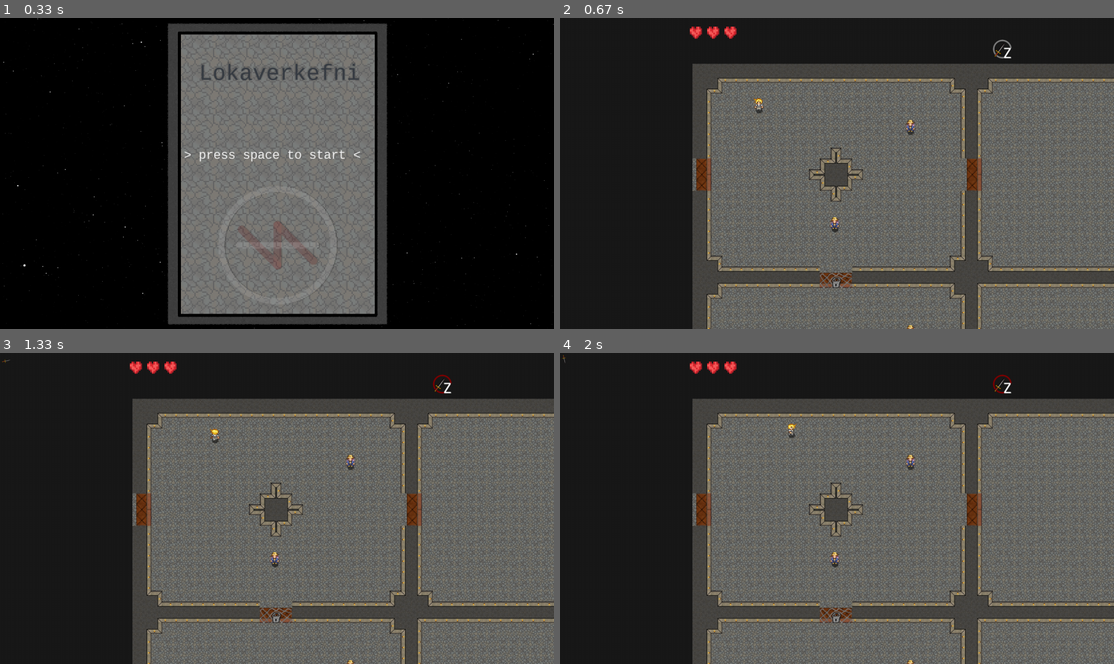
Above: before the commit, frames 1-4 (two rows, left to right).
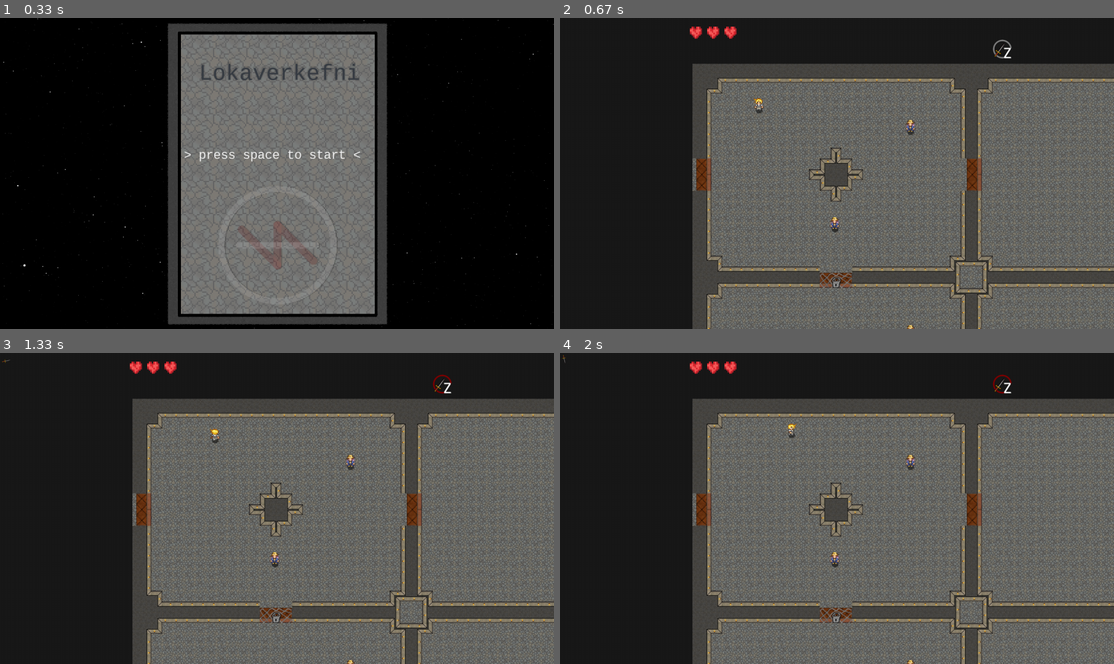
Above: after the commit, the same moments.

Repository: GudniNatan/Leikjaforritun-lokaverkefni-haust-2016
Game: pygame game, started from Lokaverkefni.py
Same seed, same stepped clock (60 frames per second), same inputs: the game is played once before the commit and once after it. The source is Python 2; it was converted automatically to run under Python 3.
Inputs:
- Up to frame 1 (0.33 s): no input
- Up to frame 2 (0.67 s): tap Space at 0.33 s
- Up to frame 3 (1.33 s): hold Right 0.67-1.13 s; hold Up from 1.17 s (still down); tap Z at 1.23 s
- Up to frame 4 (2 s): release Up at 1.47 s; hold Right 1.5-1.97 s; tap Z at 1.57, 1.87 s

Frame 1 is identical in both runs. In frame 2, 2.0% of the frame differs, in the area x 27-100%, y 78-100%; in frame 3, 2.0%; in frame 4, 2.0%.

Commit message:
Bæti performance

Diff:
--- a/Constants.py
+++ b/Constants.py
@@ -7,7 +7,7 @@
 BLUE = (0, 102, 255)
 ORANGE = (255, 153, 0)
 
-GRID_SIZE = [30, 30]     # Width and height of maze (can fit 355x635 if drawSize is 1)
+#GRID_SIZE = [30, 30]     # Width and height of maze (can fit 355x635 if drawSize is 1)
 startPoint = [14, 14]   # Starting position of generator (and player?)
 drawSize = 25
 halfDrawSize = drawSize / 2
--- a/Lokaverkefni.py
+++ b/Lokaverkefni.py
@@ -33,6 +33,7 @@
         manager.scene.handle_events(pygame.event.get())
         manager.scene.update(clock.get_time())
         clock.tick()
+        print(clock.get_fps())
 
     pygame.quit()
     sys.exit()
--- a/Scenes.py
+++ b/Scenes.py
@@ -54,13 +54,13 @@
         self.block_group = pygame.sprite.Group()
         self.action_group = pygame.sprite.Group()
         self.background_group = pygame.sprite.Group()
-        self.grid = Grid(GRID_SIZE)
         self.grand_clock = pygame.time.Clock()
         self.camera = pygame.Rect(0, 0, window_width, window_height)
-        self.gameSurface = pygame.Surface((4000, 4000))
+        self.gameSurface = pygame.Surface((3000, 1800))
 
         f = open(os.path.join('rooms', 'room' + str(level)) + ".txt", 'r')
         lines = f.read().splitlines()
+        self.grid = Grid([len(lines), len(lines[0])])
         self.levelrect = pygame.Rect(drawSize * 12, drawSize * 4, len(lines[0]) * drawSize, len(lines) * drawSize)
         self.doors = list()
         for i in xrange(len(lines)):
@@ -133,27 +133,31 @@
                 self.heartList.append(SimpleRectSprite(rect, heart.subsurface(pygame.Rect(8*12, 0, 8, 8)), True))
         self.hearts = pygame.sprite.Group(self.heartList)
         self.swordsprite = SimpleSprite(self.player.rect.midtop, pygame.Surface((0, 0)))
+        """self.backgroundFill = pygame.Surface((window_size))
+        self.backgroundFill.fill(BLACK)
+        self.gameSurface.blit(self.backgroundFill, self.camera)"""
+        self.backgroundSurface = pygame.Surface((3000, 1800))
+        self.backgroundSurface.fill(BLACK)
+
+        self.block_group.draw(self.backgroundSurface)
+        self.background_group.draw(self.backgroundSurface)
+
 
     def render(self, screen):
         #Game surface
-        gameSurface = self.gameSurface
-        background = pygame.Surface((screen.get_width(), screen.get_height()))
-        background.fill(BLACK)
-        gameSurface.blit(background, self.camera)
-        self.background_group.draw(gameSurface)
-
+        self.gameSurface.blit(self.backgroundSurface, (0,0))
         for box in self.character_collision_boxes:
-            gameSurface.blit(self.shadow, box.rect.midleft)
-        self.block_group.draw(gameSurface)
-        self.action_group.draw(gameSurface)
+            self.gameSurface.blit(self.shadow, box.rect.midleft)
+        self.action_group.draw(self.gameSurface)
         if not 315 >= self.player.direction >= 180:
-            gameSurface.blit(self.swordsprite.image, self.swordsprite.rect)
-            self.entities.draw(gameSurface)
+            self.gameSurface.blit(self.swordsprite.image, self.swordsprite.rect)
+            self.entities.draw(self.gameSurface)
         else:
-            self.entities.draw(gameSurface)
-            gameSurface.blit(self.swordsprite.image, self.swordsprite.rect)
-        pygame.draw.rect(gameSurface, BLACK, self.levelrect, 6)
-        screen.blit(gameSurface.subsurface(self.camera), (0, 0))
+            self.entities.draw(self.gameSurface)
+            self.gameSurface.blit(self.swordsprite.image, self.swordsprite.rect)
+        pygame.draw.rect(self.gameSurface, BLACK, self.levelrect, 6)
+        screen.blit(self.gameSurface.subsurface(self.camera), (0, 0))
+        #screen.blit(pygame.transform.scale(gameSurface, window_size), (0, 0))
         #UI
         self.hearts.draw(screen)
         if self.paused:
@@ -184,11 +188,11 @@
         self.camera.centery = self.player.collision_rect.centery
         if self.camera.x < 0:
             self.camera.x = 0
+        elif self.camera.right > self.gameSurface.get_width():
+            self.camera.right = self.gameSurface.get_width()
         if self.camera.y < 0:
             self.camera.y = 0
-        if self.camera.right > self.gameSurface.get_width():
-            self.camera.right = self.gameSurface.get_width()
-        if self.camera.bottom > self.gameSurface.get_height():
+        elif self.camera.bottom > self.gameSurface.get_height():
             self.camera.bottom = self.gameSurface.get_height()
 
     def handle_events(self, events):
@@ -210,6 +214,7 @@
             if event.type == pygame.KEYDOWN or event.type == pygame.KEYUP:
                 self.player.update_speed()
             if event.type == pathfindingEvent:
+
                 for char in self.npcs:
                     if type(char) is Stalker:
                         char.update_path(self.grid.grid, char.gridPos, self.player.gridPos)
@@ -318,6 +323,7 @@
                     if not door.locked:
                         if not door.is_open:
                             door.toggle()
+                            self.grid.update_grid(self.collidables + self.character_collision_boxes)
                     elif self.player.keys > 0:
                         self.player.keys -= 1
                         door.unlock()
--- a/pathfinderAStar.py
+++ b/pathfinderAStar.py
@@ -1,4 +1,4 @@
-# Gudni Natan Gunnarsson, 2016
+ # Gudni Natan Gunnarsson, 2016
 from Constants import *
 
 
--- a/rooms/room0.txt
+++ b/rooms/room0.txt
@@ -17,9 +17,9 @@
 WW                       WW                                                WW
 WW                       WW                                                WW
 WWW                     WWWW                                               WW
-WWWWWWWWWWWWLDDWWWWWWWWWWWWWWWWWWWWWWWWWWWWWWWWWWWWWWWWWWWWWWWWWWWWWWWWWWWWWW
-WWWWWWWWWWWWDDDWWWWWWWWWWWWWWWWWWWWWWWWWWWWWWWWWWWWWWWWWWWWWWWWWWWWWWWWWWWWWW
-WWW                     WWW
+WWWWWWWWWWWWLDDWWWWWWWWWW  WWWWWWWWWWWWWWWWWWWWWWWWWWWWWWWWWWWWWWWWWWWWWWWWWW
+WWWWWWWWWWWWDDDWWWWWWWWWW  WWWWWWWWWWWWWWWWWWWWWWWWWWWWWWWWWWWWWWWWWWWWWWWWWW
+WWW                     WWWW
 WW                       WW
 WW                       WW
 WW                       WW
